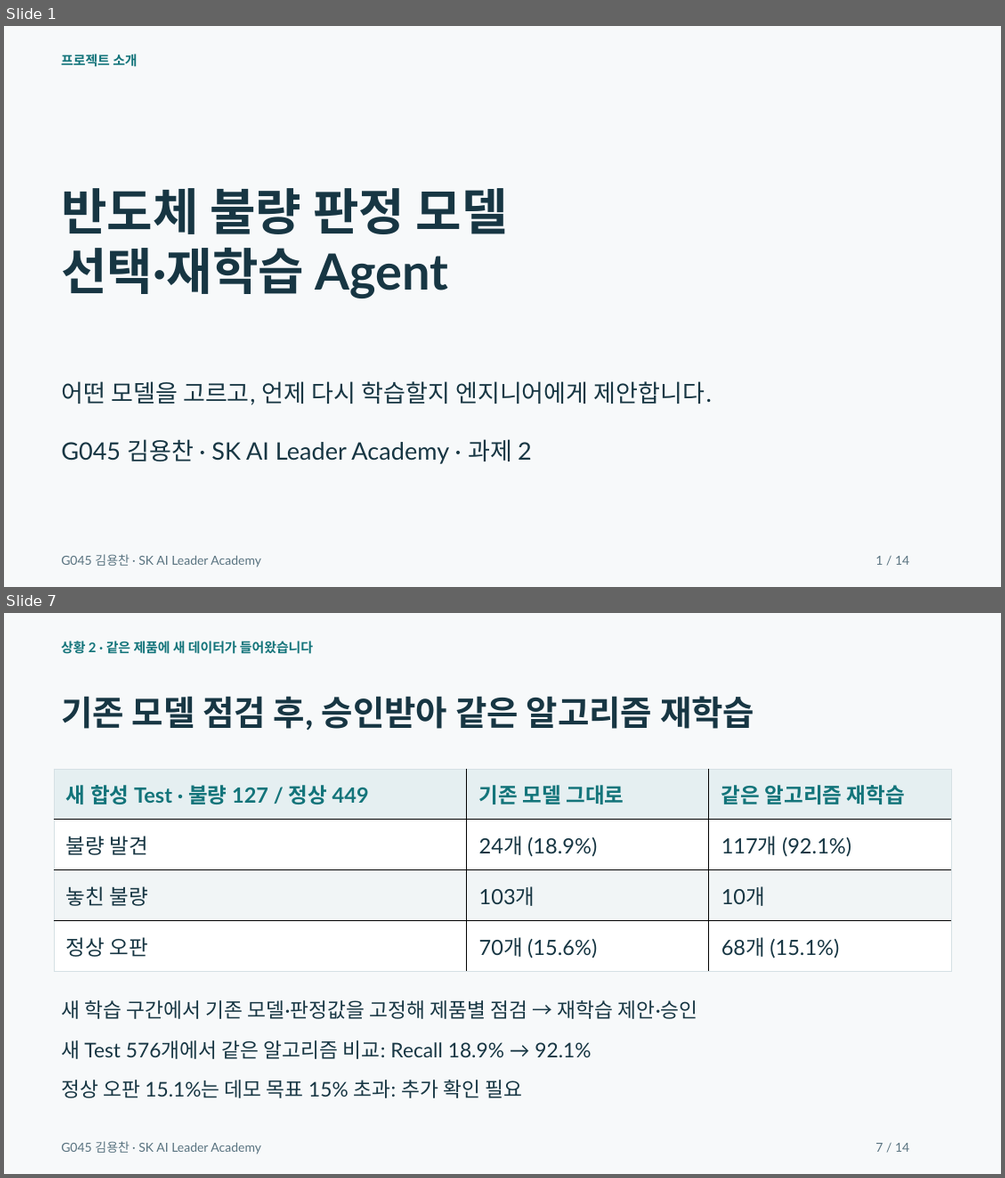
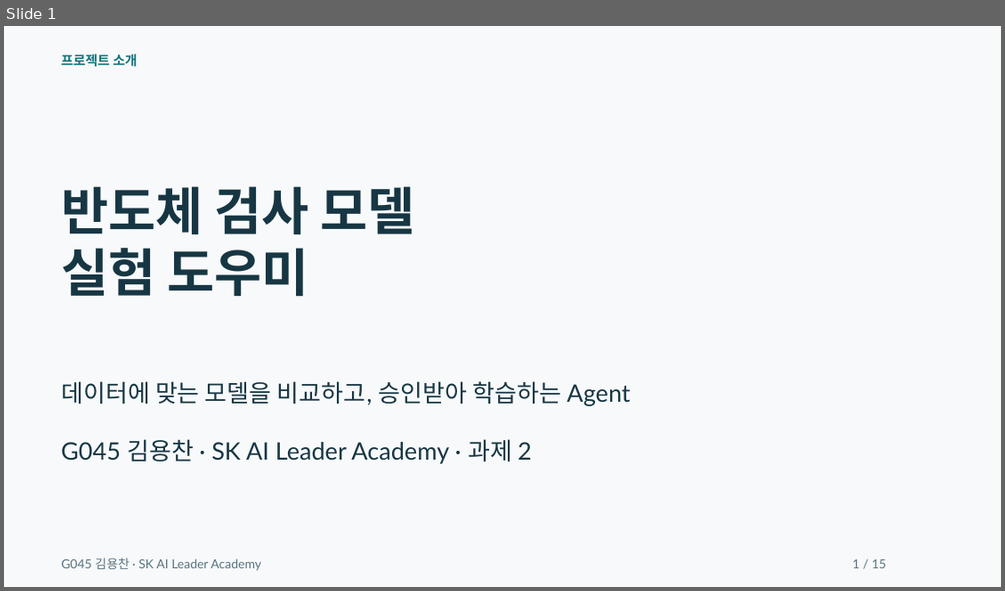
Before and after one commit to dragonchan95/Semiconductor-AI-Agent, a slide deck: docs/G045_Semiconductor_Agent.pptx. Shown one above the other, each under a label of ours: slides 1 and 7 before the commit, slide 1 after it; the slides between them are not shown. The pictures are 1005x1178 and 1005x591 pixels, drawn with LibreOffice and Linux fonts; fonts in the diff are those of the drawing. Boxes give left, top, right and bottom in pixels: in the first picture for what was removed or moved away, otherwise in the second. Text is boxed around its words. In the diff, an @@ line names an element or a change of style, - is before the commit and + after.

Commit message:
Use 60-20-20 evaluation and show the complete agent workflow

```diff
--- a/docs/G045_Semiconductor_Agent.pptx
+++ b/docs/G045_Semiconductor_Agent.pptx
@@ slide 7 removed at (4,613,1001,1174), background #F7F9FA @@
@@ text removed at (61,641,313,654) @@
-상황 2 · 같은 제품에 새 데이터가 들어왔습니다
@@ text removed at (61,696,754,730) @@
-기존 모델 점검 후, 승인받아 같은 알고리즘 재학습
@@ table removed at (54,769,952,971), 4 rows, 3 columns @@
-새 합성 Test · 불량 127 / 정상 449 | 기존 모델 그대로 | 같은 알고리즘 재학습
-불량 발견 | 24개 (18.9%) | 117개 (92.1%)
-놓친 불량 | 103개 | 10개
-정상 오판 | 70개 (15.6%) | 68개 (15.1%)
@@ text removed at (61,1000,698,1019) @@
-새 학습 구간에서 기존 모델·판정값을 고정해 제품별 점검 → 재학습 제안·승인
@@ text removed at (61,1040,591,1059) @@
-새 Test 576개에서 같은 알고리즘 비교: Recall 18.9% → 92.1%
@@ text removed at (61,1079,522,1098) @@
-정상 오판 15.1%는 데모 목표 15% 초과: 추가 확인 필요
@@ text removed at (61,1141,261,1154) @@
-G045 김용찬 · SK AI Leader Academy
@@ text removed at (875,1143,909,1151) @@
-7 / 14
@@ slide 1 changed as well @@
@@ text at (61,186,415,297): text changed; size 48 to 49.5 pt @@
-반도체 불량 판정 모델
-선택·재학습 Agent
+반도체 검사 모델
+실험 도우미
@@ text at (61,381,630,406): text changed @@
-어떤 모델을 고르고, 언제 다시 학습할지 엔지니어에게 제안합니다.
+데이터에 맞는 모델을 비교하고, 승인받아 학습하는 Agent
@@ text "G045 김용찬 · SK AI ...": place and size @@
-text "G045 김용찬 · SK AI ..." at (61,554,261,567)
+text "G045 김용찬 · SK AI ..." at (61,557,261,571)
@@ text at (852,559,886,568): text changed @@
-1 / 14
+1 / 15
```
Also in this commit, not shown: 4 other slides changed, 10 slides added, 8 other slides removed, 30 other files.
